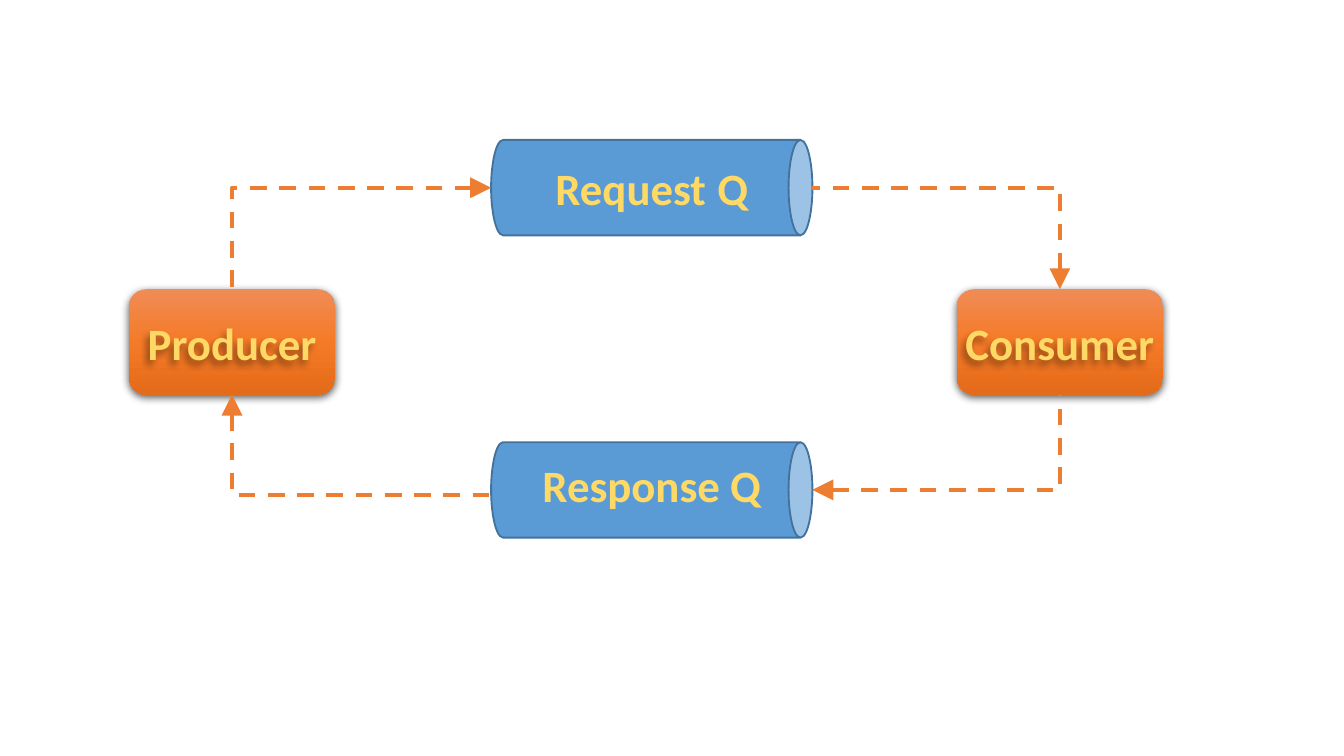
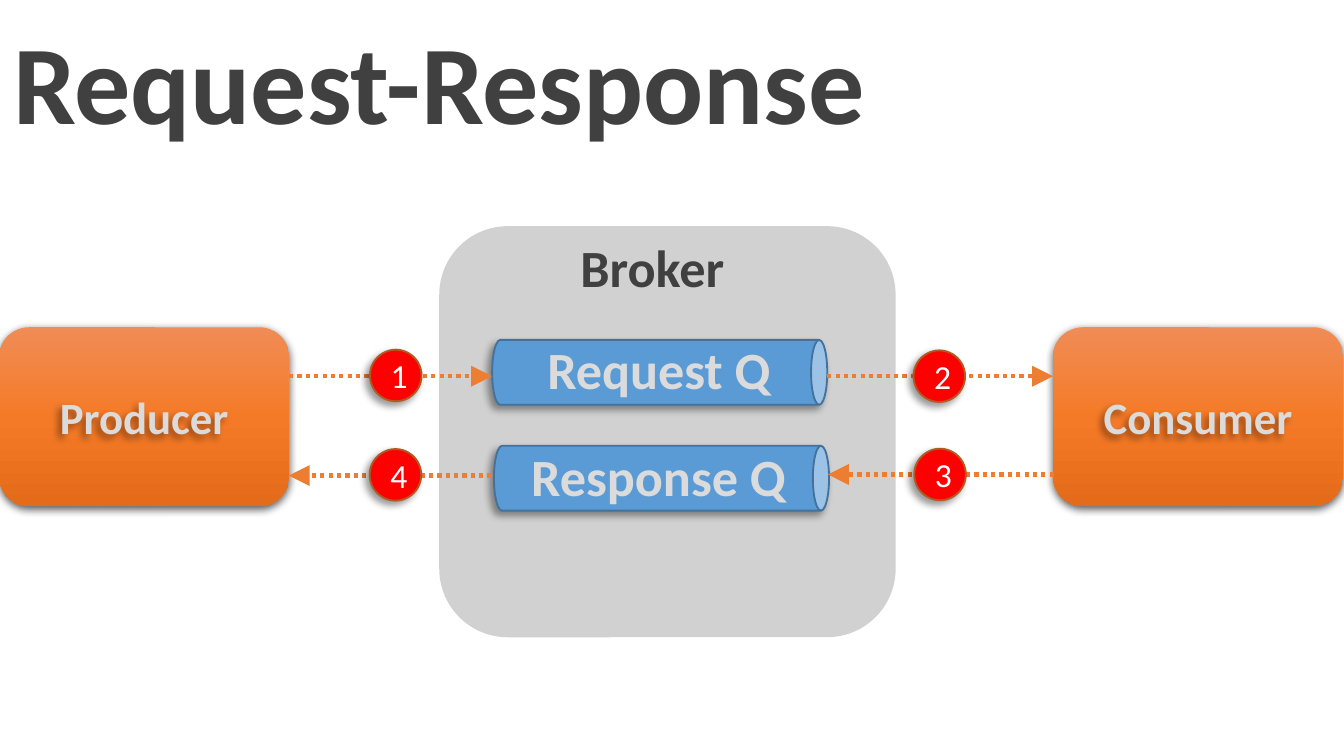
Before and after one commit to dreamuth/Jms101, a slide deck: slide 8 of ppt/jms slides.pptx (slide 10 before the commit). Drawn at 1344x756 pixels with LibreOffice and Linux fonts; fonts in the diff are those of the drawing. Boxes give left, top, right and bottom in pixels: in the first picture for what was removed or moved away, otherwise in the second. Text is boxed around its words. In the diff, an @@ line names an element or a change of style, - is before the commit and + after.

```diff
--- a/ppt/jms slides.pptx
+++ b/ppt/jms slides.pptx
@@ text added at <box>13,51,864,142</box>, 60 pt, text pattern #808080 on #404040, bold @@
+Request-Response
@@ elbow arrow removed from (233, 289) to (491, 188) @@
@@ elbow arrow removed from (812, 188) to (1060, 289) @@
@@ rounded rectangle added at <box>439,226,896,637</box>, fill #A5A5A5 at 50% opacity @@
@@ text added at <box>580,250,724,288</box>, 28 pt, text pattern #808080 on #404040, bold @@
+Broker
@@ rounded rectangle: place and size @@
-rounded rectangle at <box>129,289,335,394</box>
+rounded rectangle at <box>0,328,290,507</box>
@@ rounded rectangle: place and size @@
-rounded rectangle at <box>957,289,1163,394</box>
+rounded rectangle at <box>1054,328,1344,507</box>
@@ ellipse added at <box>370,349,421,401</box>, fill #FF0000, outline #AF5C24 1 pt, 18 pt, text #FFFFFF @@
+1
@@ cylinder at <box>493,339,827,404</box>: shadow on @@
@@ cylinder: place and size @@
-cylinder at <box>491,140,812,235</box>
+cylinder at <box>493,339,827,404</box>
@@ text "Request Q" at <box>547,355,771,397</box>: size 24 to 28 pt, text colour gradient #FFC000 to #FFD966 to #FFF2CC to pattern #A5A5A5 on #DBDBDB, letter outline #FFC000 1 pt to #525252 1 pt @@
@@ text "Request Q": place and size @@
-text "Request Q" at <box>555,175,748,212</box>
+text "Request Q" at <box>547,355,771,397</box>
@@ ellipse added at <box>914,351,965,402</box>, fill #FF0000, outline #AF5C24 1 pt, 18 pt, text #FFFFFF @@
+2
@@ text "Producer": place and size @@
-text "Producer" at <box>148,328,317,366</box>
+text "Producer" at <box>60,402,229,435</box>
@@ text "Producer" at <box>60,402,229,435</box>: text colour gradient #FFC000 to #FFD966 to #FFF2CC to pattern #A5A5A5 on #DBDBDB, letter outline #FFC000 1 pt to #525252 1 pt @@
@@ arrow added from (289, 376) to (492, 376), #ED7D31 2.25 pt dashed @@
@@ arrow added from (828, 376) to (1054, 376), #ED7D31 2.25 pt dashed @@
@@ text "Consumer" at <box>1104,404,1293,435</box>: text colour gradient #FFC000 to #FFD966 to #FFF2CC to pattern #A5A5A5 on #DBDBDB, letter outline #FFC000 1 pt to #525252 1 pt @@
@@ text "Consumer": place and size @@
-text "Consumer" at <box>965,331,1154,366</box>
+text "Consumer" at <box>1104,404,1293,435</box>
@@ elbow arrow removed from (497, 496) to (233, 395) @@
@@ elbow arrow removed from (1060, 395) to (812, 491) @@
@@ ellipse added at <box>370,449,421,500</box>, fill #FF0000, outline #AF5C24 1 pt, 18 pt, text #FFFFFF @@
+4
@@ cylinder: place and size @@
-cylinder at <box>491,442,812,538</box>
+cylinder at <box>494,446,829,510</box>
@@ cylinder at <box>494,446,829,510</box>: shadow on @@
@@ text "Response Q": place and size @@
-text "Response Q" at <box>542,472,761,509</box>
+text "Response Q" at <box>531,462,786,504</box>
@@ text "Response Q" at <box>531,462,786,504</box>: size 24 to 28 pt, text colour gradient #FFC000 to #FFD966 to #FFF2CC to pattern #A5A5A5 on #DBDBDB, letter outline #FFC000 1 pt to #525252 1 pt @@
@@ ellipse added at <box>914,449,965,500</box>, fill #FF0000, outline #AF5C24 1 pt, 18 pt, text #FFFFFF @@
+3
@@ arrow added from (492, 476) to (289, 476), #ED7D31 2.25 pt dashed @@
@@ arrow added from (1054, 474) to (828, 474), #ED7D31 2.25 pt dashed @@
```
Also in this commit, not shown: 6 other slides changed, 1 slide removed, 15 other files.
